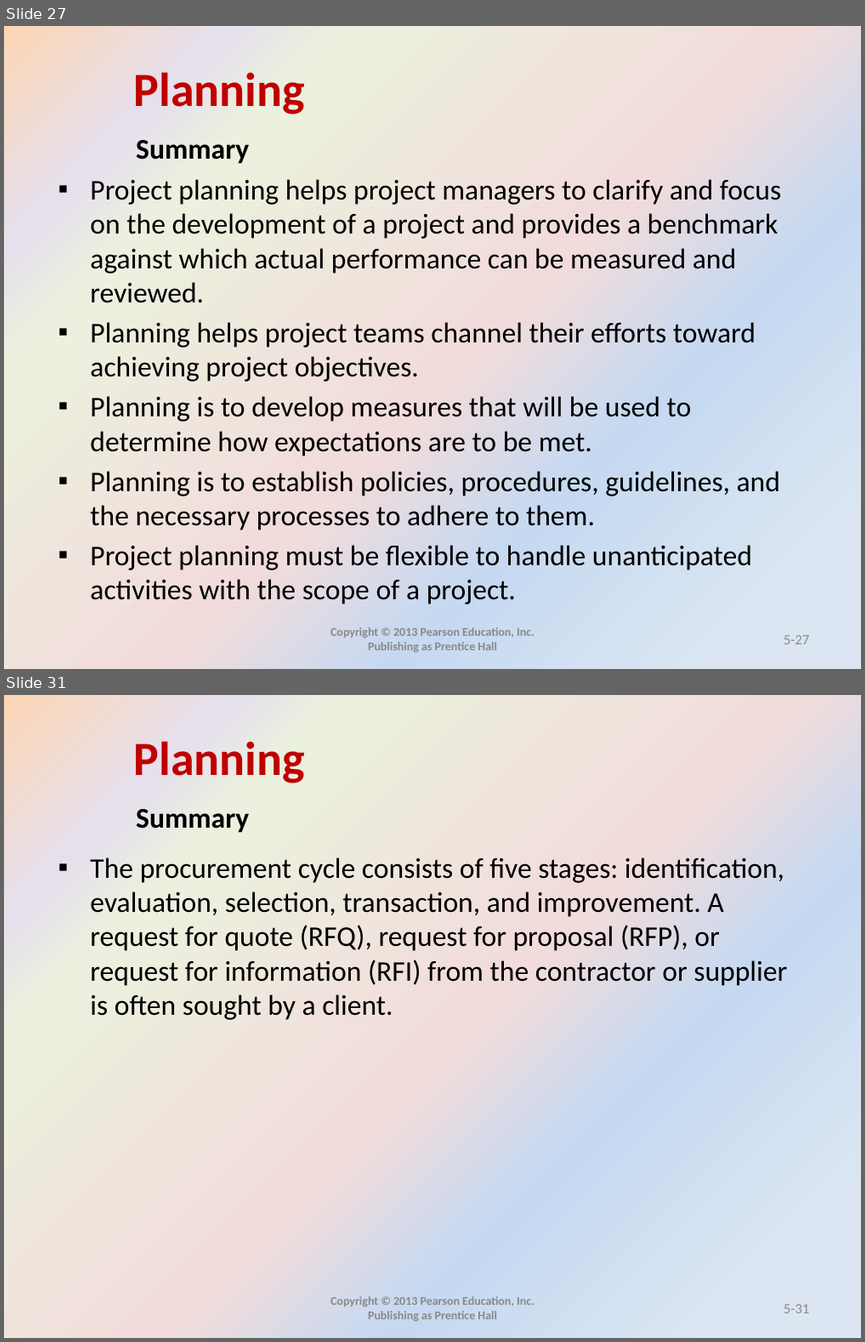
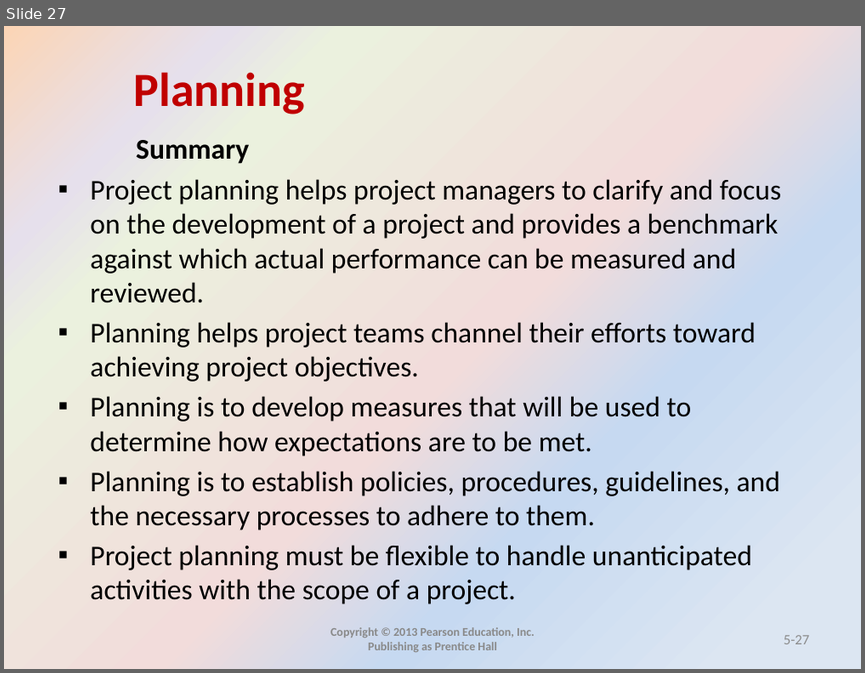
Before and after one commit to mohandesosama/is_project_management, a slide deck: IS-PM-Slides/05_planning _ch5.pptx. Shown one above the other, each under a label of ours: slides 27 and 31 before the commit, slide 27 after it; the slides between them are not shown. The pictures are 865x1342 and 865x673 pixels, drawn with LibreOffice and Linux fonts; fonts in the diff are those of the drawing. Boxes give left, top, right and bottom in pixels: in the first picture for what was removed or moved away, otherwise in the second. Text is boxed around its words. In the diff, an @@ line names an element or a change of style, - is before the commit and + after.

```diff
--- a/IS-PM-Slides/05_planning _ch5.pptx
+++ b/IS-PM-Slides/05_planning _ch5.pptx
@@ slide 31 removed at (4, 695, 861, 1338), background gradient #DCE6F2 to #C6D9F1 to #F2DCDB to #EBF1DE to #E6E0EC to #FCD5B5; not listed: 1 template element that a slide beside it also shows @@
@@ text removed at (136, 809, 249, 833) @@
-Summary
@@ text removed at (90, 857, 787, 1020) @@
-▪ The procurement cycle consists of five stages: identification, evaluation, selection, transaction, and improvement. A request for quote (RFQ), request for proposal (RFP), or request for information (RFI) from the contractor or supplier is often sought by a client.
@@ text removed at (330, 1296, 534, 1321) @@
-Copyright © 2013 Pearson Education, Inc. Publishing as Prentice Hall
@@ page number removed at (783, 1304, 810, 1313) @@
-5-31
```
Also in this commit, not shown: 1 slide changed, 5 other slides removed.
